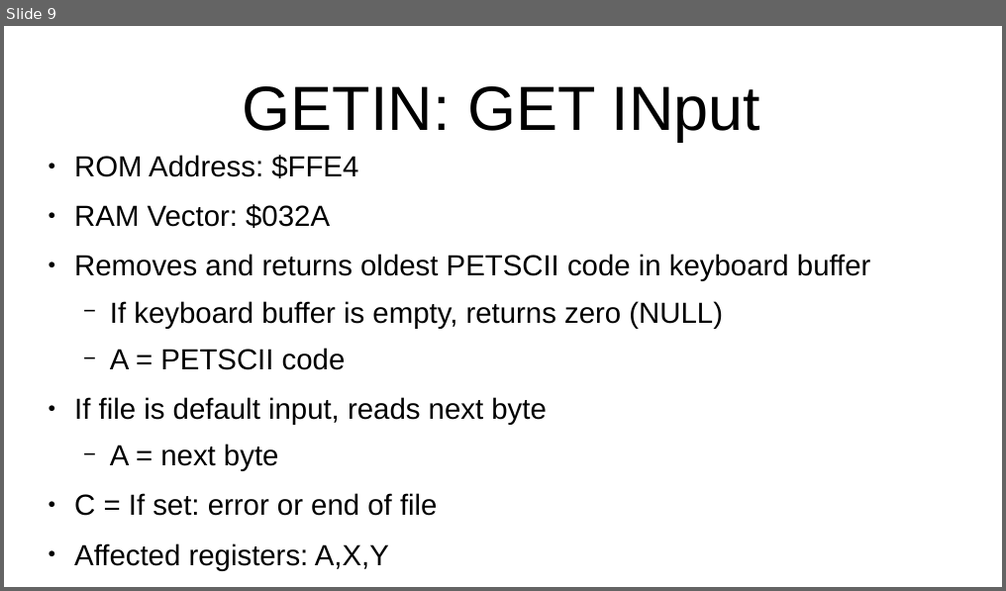
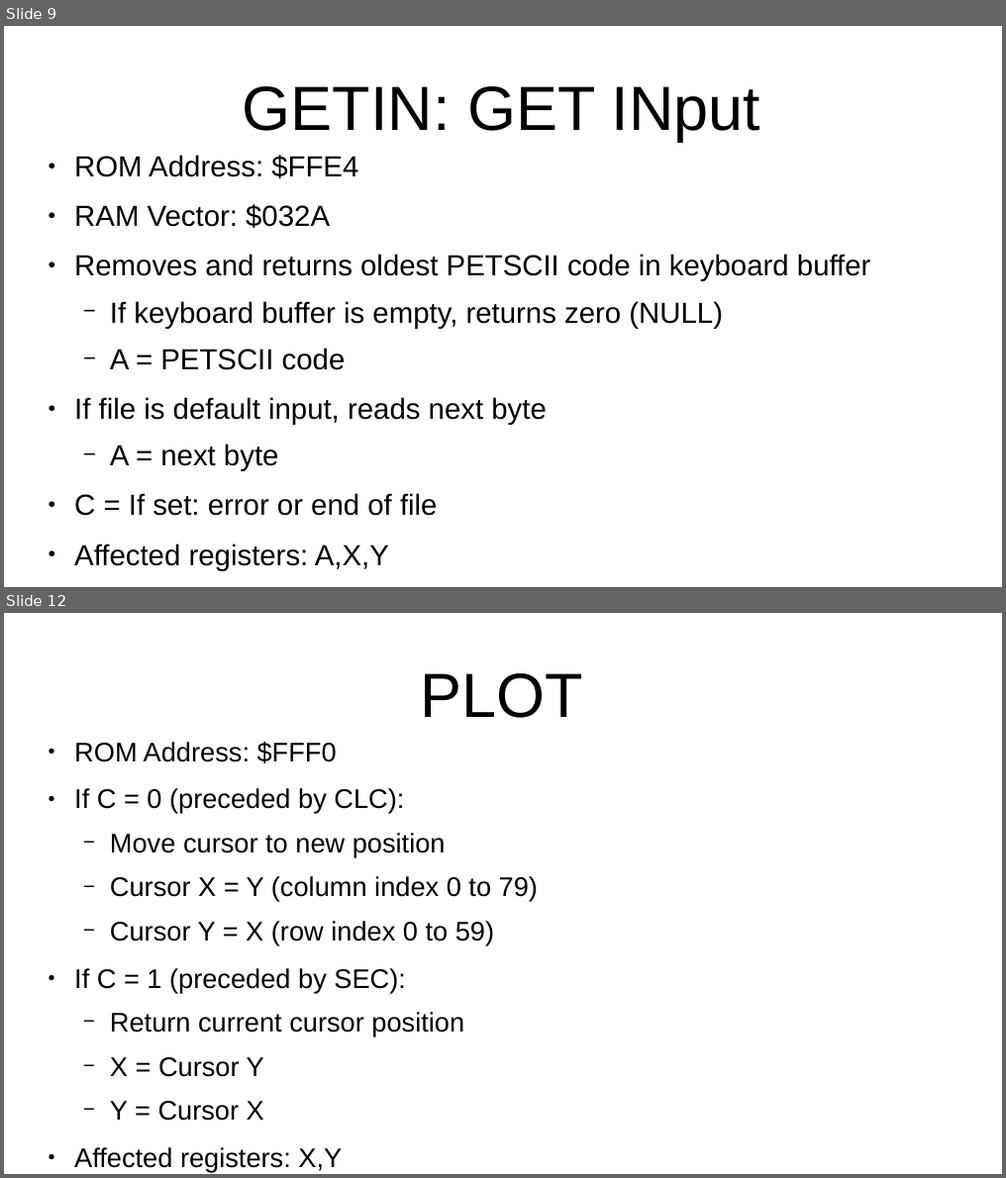
Before and after one commit to SlithyMatt/x16-assembly-tutorial, a slide deck: Lesson8/Lesson8.odp. Shown one above the other, each under a label of ours: slide 9 before the commit, slides 9 and 12 after it; the slides between them are not shown. The pictures are 1006x591 and 1006x1178 pixels, drawn with LibreOffice and Linux fonts; fonts in the diff are those of the drawing. Boxes give left, top, right and bottom in pixels: in the first picture for what was removed or moved away, otherwise in the second. Text is boxed around its words. In the diff, an @@ line names an element or a change of style, - is before the commit and + after.

```diff
--- a/Lesson8/Lesson8.odp
+++ b/Lesson8/Lesson8.odp
@@ slide 12 added at (x1=4, y1=613, x2=1002, y2=1174), background #FFFFFF @@
@@ title added at (x1=421, y1=673, x2=583, y2=718), 60 pt, text #000000 @@
+PLOT
@@ text added at (x1=74, y1=742, x2=538, y2=1121), 25.9 pt, text #000000 @@
+● ROM Address: $FFF0
+● If C = 0 (preceded by CLC):
+  − Move cursor to new position
+  − Cursor X = Y (column index 0 to 79)
+  − Cursor Y = X (row index 0 to 59)
+● If C = 1 (preceded by SEC):
+  − Return current cursor position
+  − X = Cursor Y
+  − Y = Cursor X
+● Affected registers: X,Y
```
Also in this commit, not shown: 3 slides changed, 8 other slides added, 1 slide removed, 1 other file.
